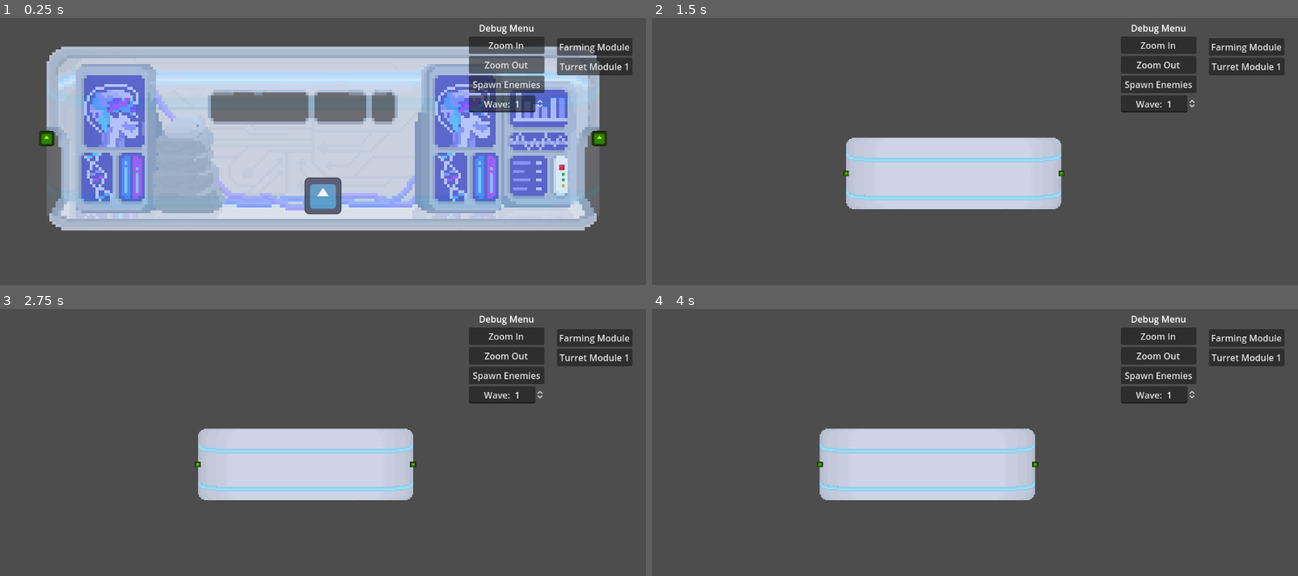
Above: before the commit, frames 1-4 (two rows, left to right).
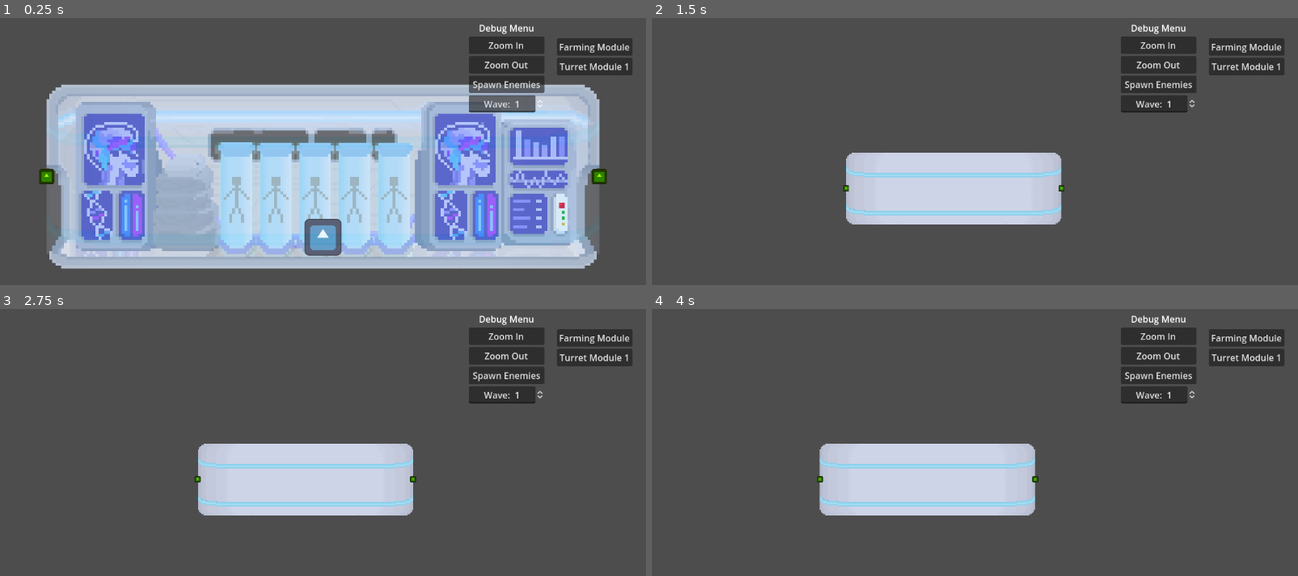
Above: after the commit, the same moments.

Repository: PROGAMER010403/SpaceFarmingGame
Game: Godot game, scene res://Scenes/rayyan_test_scene.tscn
Two runs of this game, one before a commit and one after it. Both use one fixed random seed, a clock stepped at 60 frames per second and the inputs below. The project has no main scene, so this scene is started directly. The engine's default icon, where the game draws it, is replaced by a stand-in: a white triangle on a blue panel in a dark square.
Inputs (mouse positions are in pixels of both pictures, inside the frame that each line leads up to):
- Up to frame 1 (0.25 s): no input
- Up to frame 2 (1.5 s): move the mouse to (755, 151) at 0.52 s; press the mouse at (755, 151) at 0.53 s; hold D (Key_Right) 0.53-1.28 s; move the mouse to (1065, 172) at 1.27 s; release the mouse at (1065, 172) at 1.28 s; hold A (Key_Left) from 1.28 s (still down); click (1065, 172) at 1.35 s
- Up to frame 3 (2.75 s): move the mouse to (387, 407) at 2.02 s; release A (Key_Left) at 2.03 s; press the mouse at (387, 407) at 2.03 s; hold D (Key_Right) from 2.03 s (still down)
- Up to frame 4 (4 s): move the mouse to (942, 559) at 2.77 s; release the mouse at (942, 559) at 2.78 s; click (942, 559) at 2.85 s; move the mouse to (1168, 541) at 3.52 s; release D (Key_Right) at 3.53 s; press the mouse at (1168, 541) at 3.53 s; hold A (Key_Left) from 3.53 s (still down)

The runs differ from the first frame. In frame 1, 55% of the frame differs, in the area x 6-94%, y 10-94%; in frame 2, 5.7%; in frame 3, 5.7%; in frame 4, 5.7%.

Commit message:
Human Pods Introduced
Space Station assets updated and human pods and their states code implemented as well as enemy pod interaction.

Diff:
--- a/Prefabs/enemy1.tscn
+++ b/Prefabs/enemy1.tscn
@@ -129,8 +129,10 @@
 }]
 
 [node name="enemy" type="CharacterBody2D"]
+scale = Vector2(1.5, 1.5)
 collision_layer = 0
 script = ExtResource("1_6kobv")
+speed = 5000
 
 [node name="bullet_detector" type="Area2D" parent="." groups=["enemy-group"]]
 position = Vector2(14, -45)
@@ -140,6 +142,7 @@
 
 [node name="player_detector" type="Area2D" parent="."]
 position = Vector2(-34, -58)
+collision_mask = 2
 
 [node name="CollisionShape2D" type="CollisionShape2D" parent="player_detector"]
 shape = SubResource("RectangleShape2D_js5op")
@@ -173,6 +176,7 @@
 show_percentage = false
 
 [connection signal="body_entered" from="bullet_detector" to="." method="_on_bullet_detector_body_entered"]
+[connection signal="area_entered" from="player_detector" to="." method="_on_player_detector_area_entered"]
 [connection signal="body_entered" from="player_detector" to="." method="_on_player_detector_body_entered"]
 [connection signal="body_exited" from="player_detector" to="." method="_on_player_detector_body_exited"]
 [connection signal="timeout" from="Timer" to="." method="_on_timer_timeout"]
--- a/Prefabs/enemy2.tscn
+++ b/Prefabs/enemy2.tscn
@@ -99,7 +99,7 @@
 }],
 "loop": false,
 "name": &"attack_anim",
-"speed": 10.0
+"speed": 20.0
 }, {
 "frames": [{
 "duration": 1.0,
@@ -125,14 +125,16 @@
 }],
 "loop": true,
 "name": &"walking_anim",
-"speed": 10.0
+"speed": 20.0
 }]
 
 [node name="enemy" type="CharacterBody2D"]
+scale = Vector2(1.5, 1.5)
 collision_layer = 0
 script = ExtResource("1_4h66v")
-speed = 12000
+speed = 10000
 max_health = 50
+damage_to_player = 10
 
 [node name="bullet_detector" type="Area2D" parent="." groups=["enemy-group"]]
 position = Vector2(-3.272, -49)
@@ -155,7 +157,8 @@
 position = Vector2(-3.272, -49)
 scale = Vector2(3.233, 3.06736)
 sprite_frames = SubResource("SpriteFrames_x71cu")
-animation = &"attack_anim"
+animation = &"walking_anim"
+frame_progress = 0.240503
 
 [node name="laser_timer" type="Timer" parent="."]
 
@@ -177,6 +180,7 @@
 show_percentage = false
 
 [connection signal="body_entered" from="bullet_detector" to="." method="_on_bullet_detector_body_entered"]
+[connection signal="area_entered" from="player_detector" to="." method="_on_player_detector_area_entered"]
 [connection signal="body_entered" from="player_detector" to="." method="_on_player_detector_body_entered"]
 [connection signal="body_exited" from="player_detector" to="." method="_on_player_detector_body_exited"]
 [connection signal="timeout" from="Timer" to="." method="_on_timer_timeout"]
--- a/Prefabs/enemy3.tscn
+++ b/Prefabs/enemy3.tscn
@@ -99,7 +99,7 @@
 }],
 "loop": false,
 "name": &"attack_anim",
-"speed": 10.0
+"speed": 7.0
 }, {
 "frames": [{
 "duration": 1.0,
@@ -125,14 +125,16 @@
 }],
 "loop": true,
 "name": &"walking_anim",
-"speed": 10.0
+"speed": 7.0
 }]
 
 [node name="enemy" type="CharacterBody2D"]
+scale = Vector2(1.5, 1.5)
 collision_layer = 0
 script = ExtResource("1_gkqqm")
-speed = 3000
+speed = 2500
 max_health = 150
+damage_to_player = 30
 
 [node name="bullet_detector" type="Area2D" parent="." groups=["enemy-group"]]
 position = Vector2(-7.62939e-06, -78)
@@ -155,7 +157,8 @@
 position = Vector2(-12, -90)
 scale = Vector2(5.75, 5.45541)
 sprite_frames = SubResource("SpriteFrames_x71cu")
-animation = &"attack_anim"
+animation = &"walking_anim"
+frame_progress = 0.55945
 
 [node name="laser_timer" type="Timer" parent="."]
 
@@ -177,6 +180,7 @@
 show_percentage = false
 
 [connection signal="body_entered" from="bullet_detector" to="." method="_on_bullet_detector_body_entered"]
+[connection signal="area_entered" from="player_detector" to="." method="_on_player_detector_area_entered"]
 [connection signal="body_entered" from="player_detector" to="." method="_on_player_detector_body_entered"]
 [connection signal="body_exited" from="player_detector" to="." method="_on_player_detector_body_exited"]
 [connection signal="timeout" from="Timer" to="." method="_on_timer_timeout"]
--- /dev/null
+++ b/Prefabs/human_pod.gd
@@ -0,0 +1,32 @@
+extends Node2D
+
+@onready var Sprite2DObject = $Sprite2D
+@onready var Area2DObject = $HumanPodArea2D
+
+@export var POD_STATE : int # 1 = Empty | 2 = Child | 3 = Adult | 4 = Destroyed
+
+func _ready():
+	contain_child()
+
+func contain_empty():
+	POD_STATE = 1
+	Sprite2DObject.frame = 0
+	Area2DObject.collision_layer = pow(2, 1-1)
+
+
+func contain_child():
+	POD_STATE = 2
+	Sprite2DObject.frame = 1
+	Area2DObject.collision_layer = pow(2, 1-1) + pow(2, 2-1)
+
+
+func contain_adult():
+	POD_STATE = 3
+	Sprite2DObject.frame = 2
+	Area2DObject.collision_layer = pow(2, 1-1) + pow(2, 2-1)
+
+
+func destroyed():
+	POD_STATE = 4
+	Sprite2DObject.frame = 3
+	Area2DObject.collision_layer = pow(2, 1-1)
--- /dev/null
+++ b/Prefabs/human_pod.tscn
@@ -0,0 +1,59 @@
+[gd_scene load_steps=9 format=3 uid="uid://ck4jmi4y5wiqt"]
+
+[ext_resource type="Script" path="res://Prefabs/human_pod.gd" id="1_r35ch"]
+[ext_resource type="Texture2D" uid="uid://g7spqrvc8a7l" path="res://Assets/Sprite-Sheets/HumanPodMultiState.png" id="2_5kkwr"]
+
+[sub_resource type="AtlasTexture" id="AtlasTexture_oasd6"]
+atlas = ExtResource("2_5kkwr")
+region = Rect2(0, 0, 17, 40)
+
+[sub_resource type="AtlasTexture" id="AtlasTexture_oxtbk"]
+atlas = ExtResource("2_5kkwr")
+region = Rect2(17, 0, 17, 40)
+
+[sub_resource type="AtlasTexture" id="AtlasTexture_pu836"]
+atlas = ExtResource("2_5kkwr")
+region = Rect2(34, 0, 17, 40)
+
+[sub_resource type="AtlasTexture" id="AtlasTexture_hgeny"]
+atlas = ExtResource("2_5kkwr")
+region = Rect2(51, 0, 17, 40)
+
+[sub_resource type="SpriteFrames" id="SpriteFrames_873oh"]
+animations = [{
+"frames": [{
+"duration": 1.0,
+"texture": SubResource("AtlasTexture_oasd6")
+}, {
+"duration": 1.0,
+"texture": SubResource("AtlasTexture_oxtbk")
+}, {
+"duration": 1.0,
+"texture": SubResource("AtlasTexture_pu836")
+}, {
+"duration": 1.0,
+"texture": SubResource("AtlasTexture_hgeny")
+}],
+"loop": false,
+"name": &"default",
+"speed": 0.0
+}]
+
+[sub_resource type="RectangleShape2D" id="RectangleShape2D_ykigv"]
+size = Vector2(12, 36)
+
+[node name="HumanPod" type="Node2D"]
+scale = Vector2(10, 10)
+script = ExtResource("1_r35ch")
+
+[node name="Sprite2D" type="AnimatedSprite2D" parent="."]
+position = Vector2(-2, 0)
+sprite_frames = SubResource("SpriteFrames_873oh")
+
+[node name="HumanPodArea2D" type="Area2D" parent="."]
+collision_layer = 2
+collision_mask = 0
+
+[node name="CollisionShape2D" type="CollisionShape2D" parent="HumanPodArea2D"]
+position = Vector2(0, -1)
+shape = SubResource("RectangleShape2D_ykigv")
--- a/Prefabs/player.tscn
+++ b/Prefabs/player.tscn
@@ -8,6 +8,8 @@
 size = Vector2(118, 120)
 
 [node name="Player" type="CharacterBody2D"]
+collision_layer = 3
+collision_mask = 3
 script = ExtResource("1_5aix3")
 
 [node name="Sprite2D" type="Sprite2D" parent="."]
@@ -17,5 +19,6 @@
 shape = SubResource("RectangleShape2D_o4fq4")
 
 [node name="ZoomingCamera2D" parent="." instance=ExtResource("3_1nekc")]
+position = Vector2(0, -144)
 maxZoomLevel = 1.0
 minZoomLevel = 0.2
--- a/Scenes/rayyan_test_scene.tscn
+++ b/Scenes/rayyan_test_scene.tscn
@@ -1,10 +1,11 @@
-[gd_scene load_steps=6 format=3 uid="uid://b8njseudfhckb"]
+[gd_scene load_steps=7 format=3 uid="uid://b8njseudfhckb"]
 
 [ext_resource type="Script" path="res://Scripts/MainNode.gd" id="1_7tasb"]
 [ext_resource type="PackedScene" uid="uid://durlojbj3xq6h" path="res://Prefabs/player.tscn" id="1_sjeir"]
 [ext_resource type="PackedScene" uid="uid://di0r7vye68keg" path="res://Prefabs/core_module.tscn" id="2_ucc5e"]
 [ext_resource type="Script" path="res://Scripts/BuildUI.gd" id="4_nx73b"]
 [ext_resource type="Script" path="res://Scripts/DebugMenu.gd" id="5_5pth4"]
+[ext_resource type="PackedScene" uid="uid://ck4jmi4y5wiqt" path="res://Prefabs/human_pod.tscn" id="5_0874p"]
 
 [node name="Node2D" type="Node2D"]
 script = ExtResource("1_7tasb")
@@ -74,10 +75,27 @@
 alignment = 1
 prefix = "Wave: "
 
+[node name="CoreModule" parent="." instance=ExtResource("2_ucc5e")]
+
+[node name="HumanPods" type="Node2D" parent="."]
+
+[node name="HumanPod" parent="HumanPods" instance=ExtResource("5_0874p")]
+position = Vector2(247, 81)
+
+[node name="HumanPod2" parent="HumanPods" instance=ExtResource("5_0874p")]
+position = Vector2(109, 81)
+
+[node name="HumanPod3" parent="HumanPods" instance=ExtResource("5_0874p")]
+position = Vector2(-27, 81)
+
+[node name="HumanPod4" parent="HumanPods" instance=ExtResource("5_0874p")]
+position = Vector2(-164, 81)
+
+[node name="HumanPod5" parent="HumanPods" instance=ExtResource("5_0874p")]
+position = Vector2(-300, 80)
+
 [node name="Player" parent="." instance=ExtResource("1_sjeir")]
-position = Vector2(0, 200)
-
-[node name="CoreModule" parent="." instance=ExtResource("2_ucc5e")]
+position = Vector2(0, 211)
 
 [connection signal="pressed" from="CanvasLayer/BuildUI/VBoxContainer/FarmingModule" to="CanvasLayer/BuildUI" method="_on_farming_module_pressed"]
 [connection signal="pressed" from="CanvasLayer/BuildUI/VBoxContainer/TurretModule1" to="CanvasLayer/BuildUI" method="_on_turret_module_1_pressed"]
--- a/Scripts/MainNode.gd
+++ b/Scripts/MainNode.gd
@@ -60,6 +60,6 @@
 	elif enemyIndex == 3:
 		newEnemy1Instance = Enemy3Prefab.instantiate()
 
-	newEnemy1Instance.global_position = Vector2 (spawnPosition.x, 260)
+	newEnemy1Instance.global_position = Vector2 (spawnPosition.x, 275)
 	newEnemy1Instance.name = "Type" + str(enemyIndex) + "Enemy"
 	RootNode.add_child(newEnemy1Instance)
--- a/Scripts/ModuleLocalStateManager.gd
+++ b/Scripts/ModuleLocalStateManager.gd
@@ -22,6 +22,8 @@
 
 	if MODULE_STATE == 1:
 		if get_global_mouse_position().x >= 0:
+			GlobalStatesManager.CurrentModuleAtMouse.get_node("Container/Room").scale.x = 10
+			GlobalStatesManager.CurrentModuleAtMouse.get_node("Container/Wall").scale.x = 10
 			GlobalStatesManager.CurrentModuleAtMouse.ContainerObject.position.x = 590
 			global_position = get_global_mouse_position()
 		elif get_global_mouse_position().x <= 0:
--- a/Scripts/enemy.gd
+++ b/Scripts/enemy.gd
@@ -23,7 +23,7 @@
 	current_health = max_health
 
 	if global_position.x <= -3:
-		scale.x = -1
+		scale.x = -1.5
 		$healthbar.scale.x = -1
 
 func _physics_process(delta):
@@ -106,6 +106,8 @@
 		anim_player()
 
 
+
+
 func anim_player():
 	if is_attacking == false and animation_finished == true:
 		$AnimatedSprite2D.play("walking_anim")
@@ -132,3 +134,9 @@
 
 func _on_trap_timer_timeout():
 	speed = speed_s
+
+
+func _on_player_detector_area_entered(area):
+	if area.name == "HumanPodArea2D":
+		area.get_parent().destroyed()
+		queue_free()
--- a/project.godot
+++ b/project.godot
@@ -44,6 +44,11 @@
 ]
 }
 
+[layer_names]
+
+2d_physics/layer_1="Player"
+2d_physics/layer_2="Enemy"
+
 [rendering]
 
 textures/canvas_textures/default_texture_filter=0
Binary file changed: Assets/Sprite-Sheets/FarmingModuleAnimated.png
Binary file added: Assets/Sprite-Sheets/HumanPodMultiState.png
Not shown, added: Assets/Sprite-Sheets/HumanPodMultiState.png.import
Binary file added: Assets/Sprites/HumanPod.png
Not shown, added: Assets/Sprites/HumanPod.png.import
